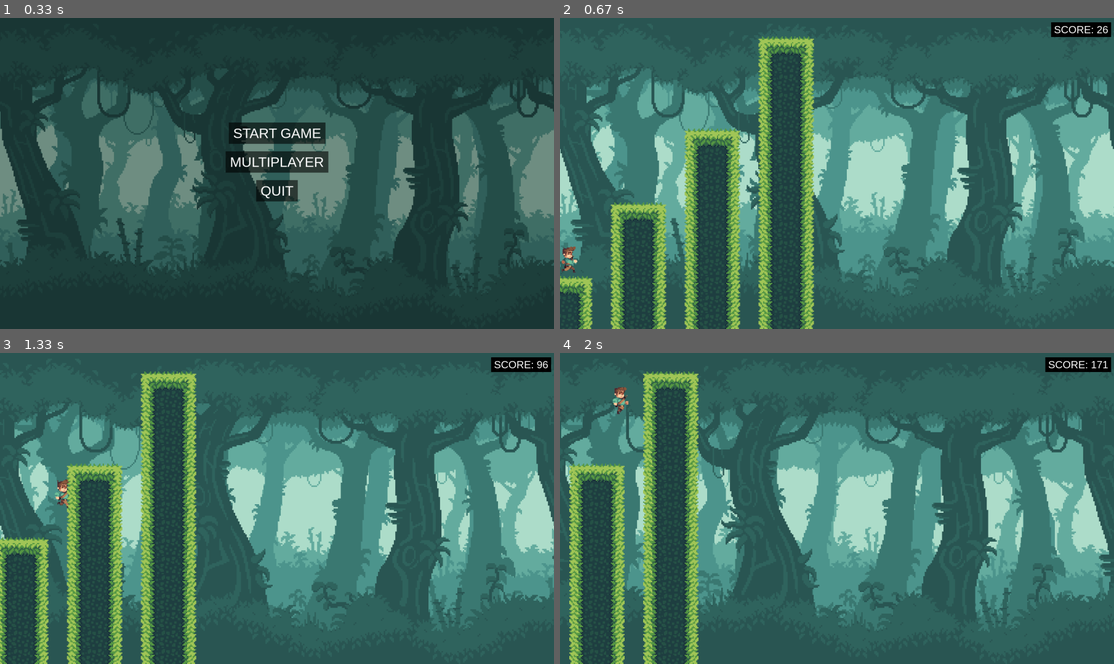
Above: before the commit, frames 1-4 (two rows, left to right).
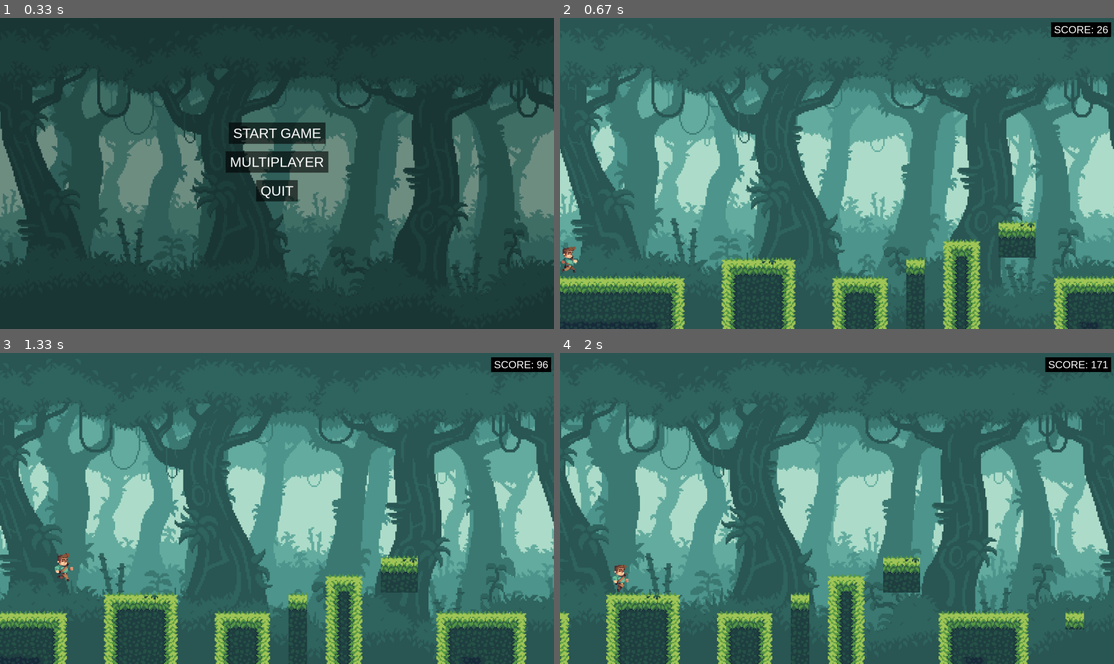
Above: after the commit, the same moments.

Repository: PyroJet1/Pygame-Multiplayer-Endless-Scroller
Game: pygame game, started from __main__.py
Same seed, same stepped clock (60 frames per second), same inputs: the game is played once before the commit and once after it.
Inputs:
- Up to frame 1 (0.33 s): no input
- Up to frame 2 (0.67 s): click "START GAME" at 0.38 s
- Up to frame 3 (1.33 s): hold D 0.67-1.13 s; hold D from 1.17 s (still down); tap Space at 1.23 s
- Up to frame 4 (2 s): tap Space at 1.53, 1.73 s; release D at 1.63 s; hold A from 1.67 s (still down)

Frame 1 is identical in both runs. In frame 2, 20% of the frame differs, in the area x 0-100%, y 5-100%; in frame 3, 22%, in the area x 0-95%, y 5-100%; in frame 4, 19%.

Commit message:
randomly generating maps!

Diff:
--- a/world.py
+++ b/world.py
@@ -1,4 +1,4 @@
-import pygame, csv, os
+import pygame, csv, os, random
 from tile import Tile
 
 class World:
@@ -18,14 +18,20 @@
         self.Right_corner = pygame.image.load("jungle-tileset/rightcorner.png").convert_alpha()
         self.Right_wall = pygame.image.load("jungle-tileset/rightwall.png").convert_alpha()
 
+        self.screen_width = self.screen.get_width()
+
         self.tile_size = 64
         self.ground_sprites = pygame.sprite.Group()
         self.spawn_x = 0
         self.GROUND_SPEED = 5
+        self.start = 0
         self.start_x = 0
         self.start_y = 0
 
-        self.load_tiles("maps/map7.csv", self.GROUND_SPEED)
+        self.maps = ["maps/map1.csv", "maps/map2.csv", "maps/map3.csv", "maps/map4.csv", "maps/map5.csv", "maps/map6.csv", "maps/map7.csv"]
+
+        self.load_tiles(self.maps[random.randint(0,6)], self.GROUND_SPEED, 0)
+        self.load_tiles(self.maps[random.randint(0,6)], self.GROUND_SPEED, 1)
 
 
     def spawn_ground(self, column_group, spawn_x, speed, screen_height, filename):
@@ -43,41 +49,51 @@
         # advance spawn_x
         return spawn_x + self.tile_size
 
-    def load_tiles(self, filename, speed):
+    def load_tiles(self, filename, speed, spawn_after):
         map_data = self.read_csv(filename)
+        if spawn_after:
+            offset = self.screen_width - 8
+        else:
+            offset = 0
         x, y = 0, 0
         for row in map_data:
             x = 0
             for tile in row:
                 if tile == '0':
-                    self.ground_sprites.add(Tile(self.Plainmud, x * self.tile_size, y * self.tile_size, speed))
+                    self.ground_sprites.add(Tile(self.Plainmud, (x * self.tile_size) + offset, y * self.tile_size, speed))
                 elif tile == '1':
-                    self.ground_sprites.add(Tile(self.Grass2, x * self.tile_size, y * self.tile_size, speed))
+                    self.ground_sprites.add(Tile(self.Grass2, (x * self.tile_size) + offset, y * self.tile_size, speed))
                 elif tile == '2':
-                    self.ground_sprites.add(Tile(self.Grass, x * self.tile_size, y * self.tile_size, speed))
+                    self.ground_sprites.add(Tile(self.Grass, (x * self.tile_size) + offset, y * self.tile_size, speed))
                 elif tile == '3':
-                    self.ground_sprites.add(Tile(self.Grass3, x * self.tile_size, y * self.tile_size, speed))
+                    self.ground_sprites.add(Tile(self.Grass3, (x * self.tile_size) + offset, y * self.tile_size, speed))
                 elif tile == '4':
-                    self.ground_sprites.add(Tile(self.Left_corner, x * self.tile_size, y * self.tile_size, speed))
+                    self.ground_sprites.add(Tile(self.Left_corner, (x * self.tile_size) + offset, y * self.tile_size, speed))
                 elif tile == '5':
-                    self.ground_sprites.add(Tile(self.Left_wall, x * self.tile_size, y * self.tile_size, speed))
+                    self.ground_sprites.add(Tile(self.Left_wall,(x * self.tile_size) + offset, y * self.tile_size, speed))
                 elif tile == '6':
-                    self.ground_sprites.add(Tile(self.Deep, x * self.tile_size, y * self.tile_size, speed))
+                    self.ground_sprites.add(Tile(self.Deep, (x * self.tile_size) + offset, y * self.tile_size, speed))
                 elif tile == '7':
-                    self.ground_sprites.add(Tile(self.Mud, x * self.tile_size, y * self.tile_size, speed))
+                    self.ground_sprites.add(Tile(self.Mud, (x * self.tile_size) + offset, y * self.tile_size, speed))
                 elif tile == '8':
-                    self.ground_sprites.add(Tile(self.Left_mud, x * self.tile_size, y * self.tile_size, speed))
+                    self.ground_sprites.add(Tile(self.Left_mud, (x * self.tile_size) + offset, y * self.tile_size, speed))
                 elif tile == '9':
-                    self.ground_sprites.add(Tile(self.Right_wall, x * self.tile_size, y * self.tile_size, speed))
+                    self.ground_sprites.add(Tile(self.Right_wall, (x * self.tile_size) + offset, y * self.tile_size, speed))
                 elif tile == '10':
-                    self.ground_sprites.add(Tile(self.Right_mud, x * self.tile_size, y * self.tile_size, speed))
+                    self.ground_sprites.add(Tile(self.Right_mud, (x * self.tile_size) + offset, y * self.tile_size, speed))
                 elif tile == '11':
-                    self.ground_sprites.add(Tile(self.Right_corner, x * self.tile_size, y * self.tile_size, speed))
+                    self.ground_sprites.add(Tile(self.Right_corner, (x * self.tile_size) + offset, y * self.tile_size, speed))
                 x += 1
             y += 1
         return map_data
 
     def world_run(self):
+
+        self.start += self.GROUND_SPEED
+        if self.start > self.screen_width:
+            self.load_tiles(self.maps[random.randint(0,6)], self.GROUND_SPEED, 1)
+            self.start = 0
+
         self.ground_sprites.update()
         self.ground_sprites.draw(self.screen)
 
